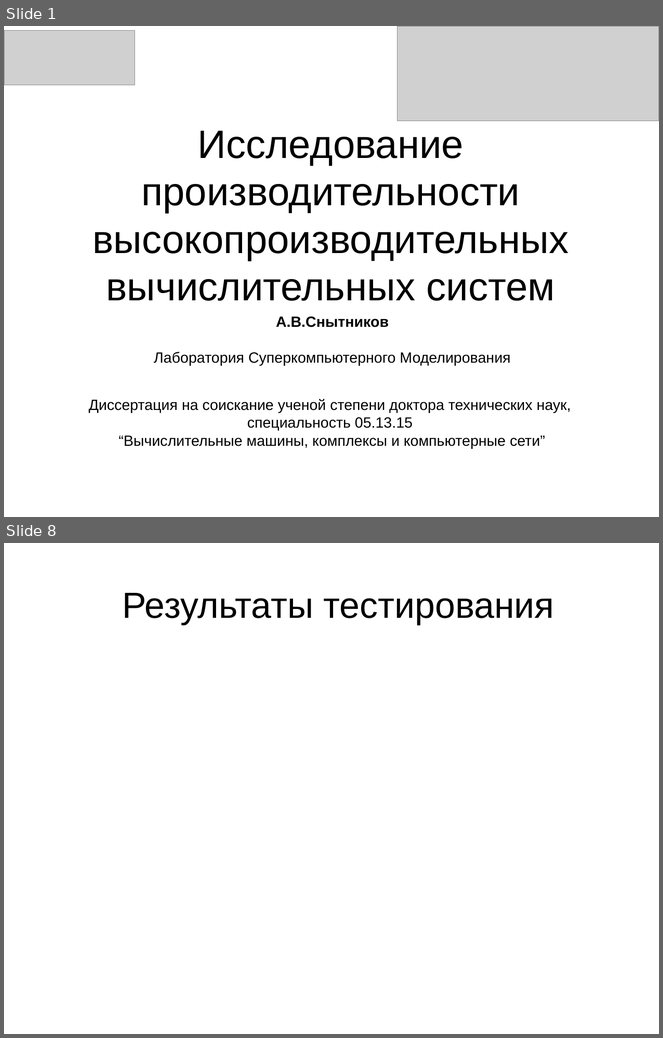
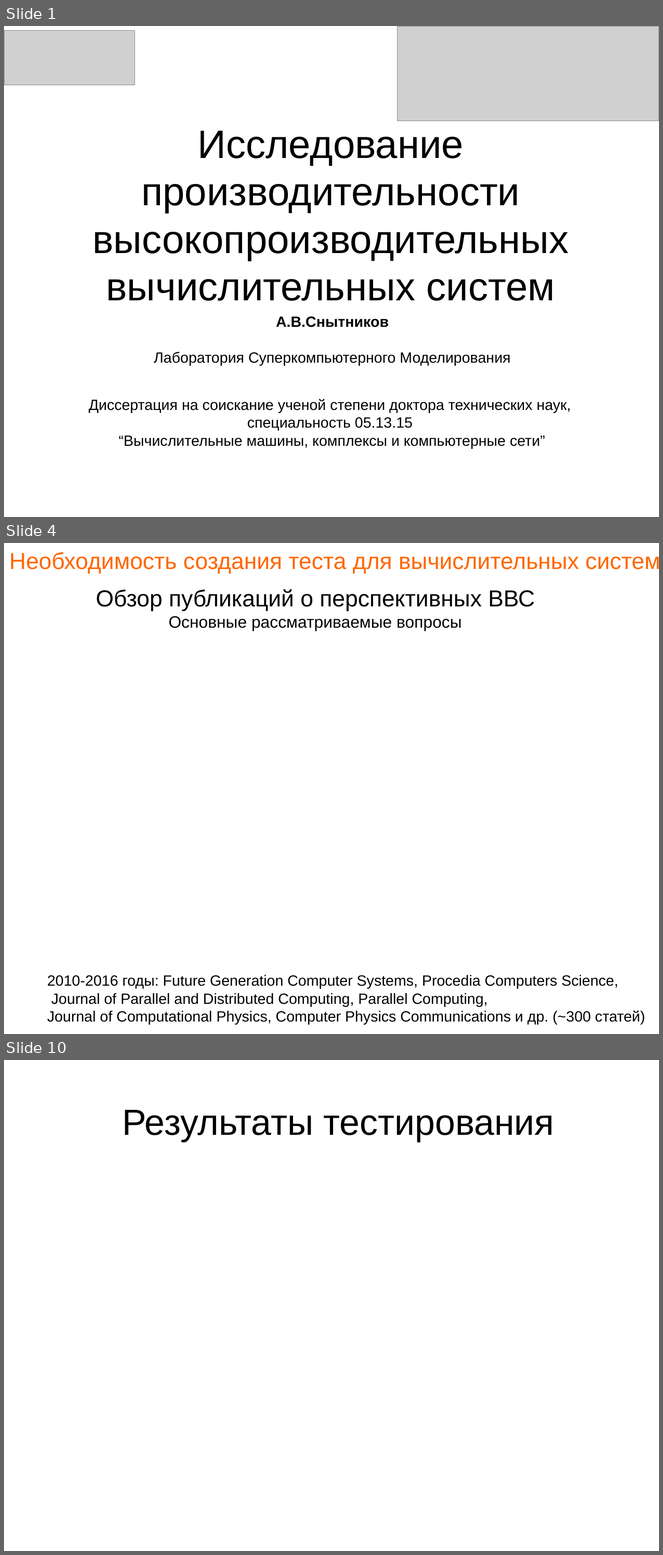
Before and after one commit to snytav/Russian-Phd-LaTeX-Dissertation-Template, a slide deck: Presentation/seminar_hydro_21_SnytnikovAV.odp. Shown one above the other, each under a label of ours: slides 1 and 8 before the commit, slides 1, 4 and 10 after it; the slides between them are not shown. The pictures are 663x1038 and 663x1555 pixels, drawn with LibreOffice and Linux fonts; fonts in the diff are those of the drawing; grey boxes stand for pictures. Boxes give left, top, right and bottom in pixels: in the first picture for what was removed or moved away, otherwise in the second. Text is boxed around its words. In the diff, an @@ line names an element or a change of style, - is before the commit and + after.

```diff
--- a/Presentation/seminar_hydro_21_SnytnikovAV.odp
+++ b/Presentation/seminar_hydro_21_SnytnikovAV.odp
@@ slide 4 added at bbox=[4, 543, 659, 1034], background #FFFFFF @@
@@ text added at bbox=[9, 552, 659, 574], 28 pt, text #FF6600 @@
+● Необходимость создания теста для вычислительных систем
@@ title added at bbox=[96, 589, 535, 631], 28 pt, text #000000 @@
+Обзор публикаций о перспективных ВВС
+Основные рассматриваемые вопросы
@@ text added at bbox=[47, 975, 645, 1025], 18 pt, text #000000 @@
+2010-2016 годы: Future Generation Computer Systems, Procedia Computers Science,
+Journal of Parallel and Distributed Computing, Parallel Computing,
+Journal of Computational Physics, Computer Physics Communications и др. (~300 статей)
@@ what was slide 8 is now slide 10 @@
```
Also in this commit, not shown: 7 other slides added, 6 slides removed, 4 other files.
